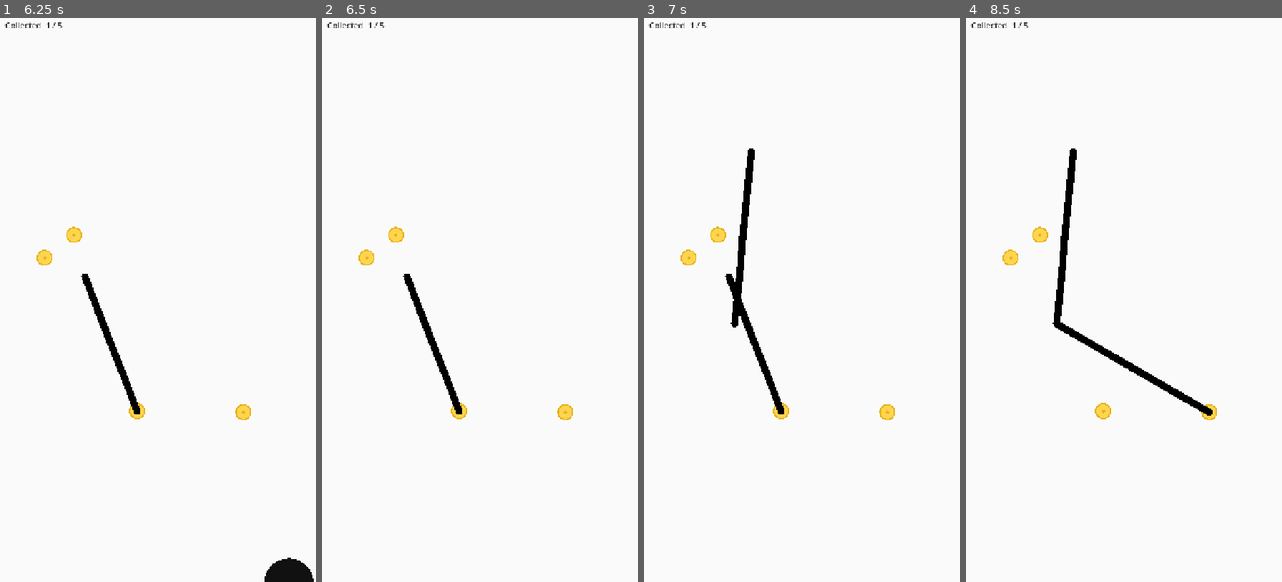
Above: before the commit, frames 1-4 (left to right).
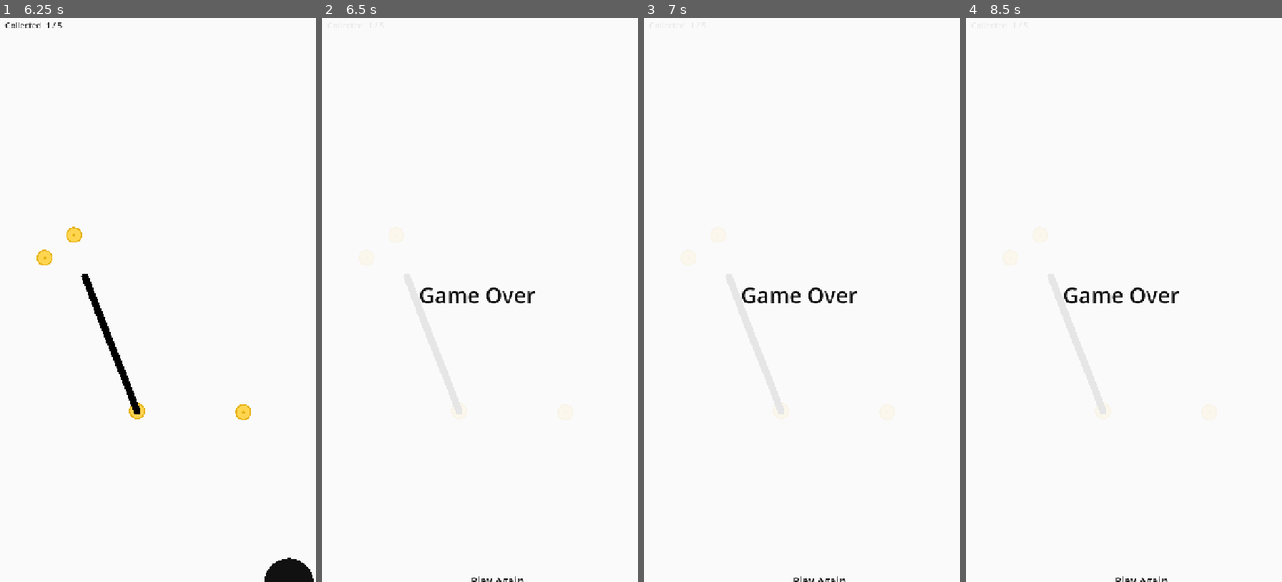
Above: after the commit, the same moments.

Repository: day-dreamer-11/bounce-line-
Game: Godot game, scene res://scenes/TrailDemo.tscn
The game is run twice, just before and just after one commit, with the same random seed, the same clock (stepped at 60 frames per second) and the same inputs.
Inputs (mouse positions are in pixels of both pictures, inside the frame that each line leads up to):
- Up to frame 1 (6.25 s): click "Start" at 0.5 s; tap Enter at 1.25, 2.75 s; move the mouse to (224, 266) at 1.27 s; click (224, 266) at 1.42 s; tap Space at 2, 3.5 s; drag from (91, 322) to (243, 412) at 2.02 s; move the mouse to (186, 170) at 2.77 s; click (186, 170) at 2.92 s; drag from (139, 412) to (44, 260) at 3.52 s; move the mouse to (252, 378) at 4.27 s; click (252, 378) at 4.42 s; drag from (60, 209) to (135, 412) at 5.02 s; move the mouse to (170, 294) at 5.77 s; click (170, 294) at 5.92 s
- Up to frame 2 (6.5 s): no input
- Up to frame 3 (7 s): drag from (751, 153) to (735, 322) at 6.52 s
- Up to frame 4 (8.5 s): move the mouse to (1190, 266) at 7.27 s; click (1190, 266) at 7.42 s; tap Enter at 8 s; drag from (1057, 322) to (1209, 412) at 8.02 s

Frame 1 is identical in both runs. In frame 2, 1.6% of the frame differs, in the area x 1-80%, y 0-100%; in frame 3, 2.2%; in frame 4, 2.4%.

Commit message:
feat: Game Over screen + unified result screens
- Ball detects fall off bottom (y>1350) + fell_off_screen signal
- Game Over: "Game Over" + "Play Again" button
- Victory: updated with "Play Again" button, same style
- Both reload scene on click

Co-Authored-By: Claude Opus 4.7 <noreply@anthropic.com>

Diff:
--- a/scripts/ball.gd
+++ b/scripts/ball.gd
@@ -3,6 +3,8 @@
 
 const RADIUS := 55.0
 const COLOR := Color(0.0667, 0.0667, 0.0667)
+
+signal fell_off_screen
 
 
 func _ready() -> void:
@@ -17,5 +19,11 @@
 	queue_redraw()
 
 
+func _process(_delta: float) -> void:
+	if global_position.y > 1350.0:
+		fell_off_screen.emit()
+		set_process(false)
+
+
 func _draw() -> void:
 	draw_circle(Vector2.ZERO, RADIUS, COLOR)
--- a/scripts/coin_container.gd
+++ b/scripts/coin_container.gd
@@ -82,7 +82,7 @@
 	add_child(canvas)
 
 	var bg := ColorRect.new()
-	bg.color = Color(0.98, 0.98, 0.98, 0.9)
+	bg.color = Color(0.98, 0.98, 0.98, 0.92)
 	bg.set_anchors_preset(Control.PRESET_FULL_RECT)
 	canvas.add_child(bg)
 
@@ -90,24 +90,21 @@
 	label.text = "Victory"
 	label.horizontal_alignment = HORIZONTAL_ALIGNMENT_CENTER
 	label.vertical_alignment = VERTICAL_ALIGNMENT_CENTER
-	label.add_theme_font_size_override("font_size", 40)
-	label.add_theme_color_override("font_color", Color(0.2, 0.2, 0.2))
+	label.add_theme_font_size_override("font_size", 48)
+	label.add_theme_color_override("font_color", Color(0.0667, 0.0667, 0.0667))
 	label.set_anchors_preset(Control.PRESET_FULL_RECT)
 	canvas.add_child(label)
 
-	var hint := Label.new()
-	hint.text = "tap to restart"
-	hint.horizontal_alignment = HORIZONTAL_ALIGNMENT_CENTER
-	hint.add_theme_font_size_override("font_size", 16)
-	hint.add_theme_color_override("font_color", Color(0.5, 0.5, 0.5))
-	hint.set_anchors_and_offsets_preset(Control.PRESET_CENTER_BOTTOM)
-	hint.offset_bottom = -60
-	canvas.add_child(hint)
-
-	canvas.gui_input.connect(_on_victory_click)
-
-
-func _on_victory_click(event: InputEvent) -> void:
-	if event is InputEventMouseButton and event.pressed:
+	var btn := Button.new()
+	btn.text = "Play Again"
+	btn.flat = true
+	btn.add_theme_font_size_override("font_size", 24)
+	btn.add_theme_color_override("font_color", Color(0.0667, 0.0667, 0.0667))
+	btn.custom_minimum_size = Vector2(180, 56)
+	btn.set_anchors_and_offsets_preset(Control.PRESET_CENTER_BOTTOM)
+	btn.offset_bottom = -80
+	btn.pressed.connect(func():
 		get_tree().paused = false
 		get_tree().reload_current_scene()
+	)
+	canvas.add_child(btn)
--- a/scripts/trail_system.gd
+++ b/scripts/trail_system.gd
@@ -18,6 +18,7 @@
 	_stroke_scene = load("res://scenes/Stroke.tscn")
 	_create_borders()
 	_create_start_screen()
+	$Ball.fell_off_screen.connect(_on_game_over)
 
 
 func _create_start_screen() -> void:
@@ -141,3 +142,42 @@
 	add_child(s)
 	_strokes.append(s)
 	s.add_point(get_global_mouse_position(), Time.get_ticks_msec() / 1000.0)
+
+
+func _on_game_over() -> void:
+	get_tree().paused = true
+	_show_result("Game Over")
+
+
+func _show_result(text: String) -> void:
+	var canvas := CanvasLayer.new()
+	canvas.name = "ResultScreen"
+	add_child(canvas)
+
+	var bg := ColorRect.new()
+	bg.color = Color(0.98, 0.98, 0.98, 0.92)
+	bg.set_anchors_preset(Control.PRESET_FULL_RECT)
+	canvas.add_child(bg)
+
+	var label := Label.new()
+	label.text = text
+	label.horizontal_alignment = HORIZONTAL_ALIGNMENT_CENTER
+	label.vertical_alignment = VERTICAL_ALIGNMENT_CENTER
+	label.add_theme_font_size_override("font_size", 48)
+	label.add_theme_color_override("font_color", Color(0.0667, 0.0667, 0.0667))
+	label.set_anchors_preset(Control.PRESET_FULL_RECT)
+	canvas.add_child(label)
+
+	var btn := Button.new()
+	btn.text = "Play Again"
+	btn.flat = true
+	btn.add_theme_font_size_override("font_size", 24)
+	btn.add_theme_color_override("font_color", Color(0.0667, 0.0667, 0.0667))
+	btn.custom_minimum_size = Vector2(180, 56)
+	btn.set_anchors_and_offsets_preset(Control.PRESET_CENTER_BOTTOM)
+	btn.offset_bottom = -80
+	btn.pressed.connect(func():
+		get_tree().paused = false
+		get_tree().reload_current_scene()
+	)
+	canvas.add_child(btn)
